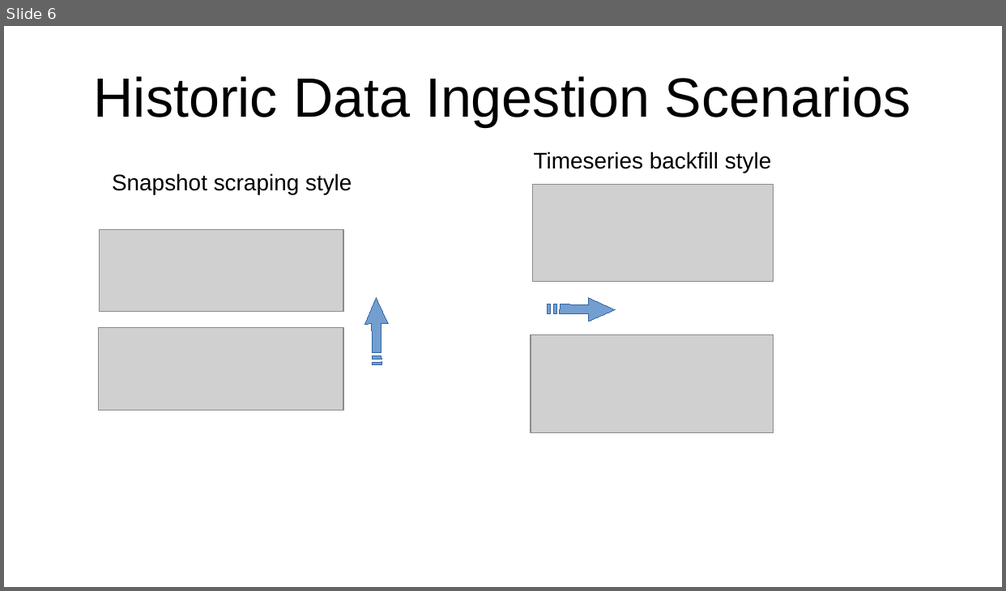
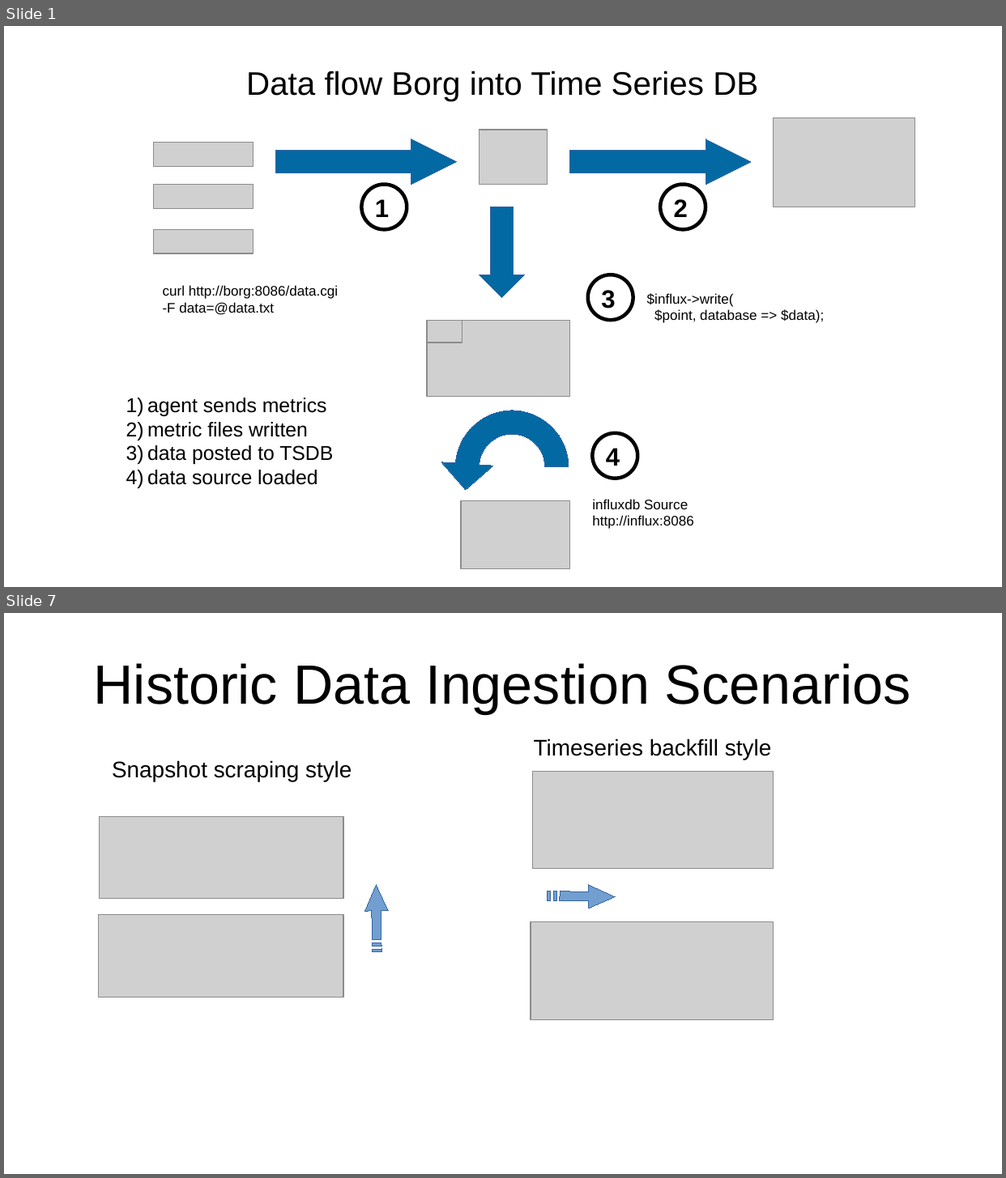
Before and after one commit to sergueik/springboot_study, a slide deck: basic-influxdb/data flow.odp. Shown one above the other, each under a label of ours: slide 6 before the commit, slides 1 and 7 after it; the slides between them are not shown. The pictures are 1006x591 and 1006x1178 pixels, drawn with LibreOffice and Linux fonts; fonts in the diff are those of the drawing; grey boxes stand for pictures. Boxes give left, top, right and bottom in pixels: in the first picture for what was removed or moved away, otherwise in the second. Text is boxed around its words. In the diff, an @@ line names an element or a change of style, - is before the commit and + after.

Commit message:
updated data flow presentation

```diff
--- a/basic-influxdb/data flow.odp
+++ b/basic-influxdb/data flow.odp
@@ slide 1 added at (4, 26, 1002, 587), background #FFFFFF @@
@@ title added at (246, 71, 758, 101), 26 pt, text #000000 @@
+Data flow Borg into Time Series DB
@@ picture added at (774, 118, 916, 207) @@
@@ picture added at (153, 143, 253, 167) @@
@@ right arrow added at (275, 139, 457, 185), fill #0369A3, outline #3465A4 0 pt @@
@@ picture added at (479, 129, 548, 185) @@
@@ right arrow added at (570, 139, 751, 185), fill #0369A3, outline #3465A4 0 pt @@
@@ picture added at (153, 185, 253, 209) @@
@@ ellipse added at (362, 185, 407, 230), outline #000000 2.89 pt @@
@@ ellipse added at (661, 185, 705, 230), outline #000000 2.89 pt @@
@@ text added at (375, 199, 389, 217), 20 pt, text #000000, bold @@
+1
@@ down arrow added at (479, 207, 525, 297), fill #0369A3, outline #3465A4 0 pt @@
@@ text added at (674, 199, 688, 217), 20 pt, text #000000, bold @@
+2
@@ picture added at (153, 230, 253, 254) @@
@@ text added at (163, 285, 338, 315), 11 pt, text #000000 @@
+curl http://borg:8086/data.cgi
+-F data=@data.txt
@@ ellipse added at (588, 275, 633, 320), outline #000000 2.89 pt @@
@@ text added at (601, 290, 615, 309), 20 pt, text #000000, bold @@
+3
@@ text added at (647, 293, 824, 323), 11 pt, text #000000 @@
+$influx->write(
+$point, database => $data);
@@ picture added at (427, 320, 570, 396) @@
@@ picture added at (427, 320, 462, 343) @@
@@ text added at (147, 398, 333, 485), 16 pt, text #000000 @@
+1) agent sends metrics
+2) metric files written
+3) data posted to TSDB
+4) data source loaded
@@ freeform shape added at (456, 411, 569, 524), fill #0369A3, outline #3465A4 0 pt @@
@@ ellipse added at (593, 433, 638, 479), outline #000000 2.89 pt @@
@@ text added at (606, 448, 620, 466), 20 pt, text #000000, bold @@
+4
@@ picture added at (462, 501, 570, 570) @@
@@ text added at (592, 499, 693, 529), 11 pt, text #000000 @@
+influxdb Source
+http://influx:8086
@@ what was slide 6 is now slide 7 @@
```
Also in this commit, not shown: 5 slides changed, 1 other slide added, 1 other file.
